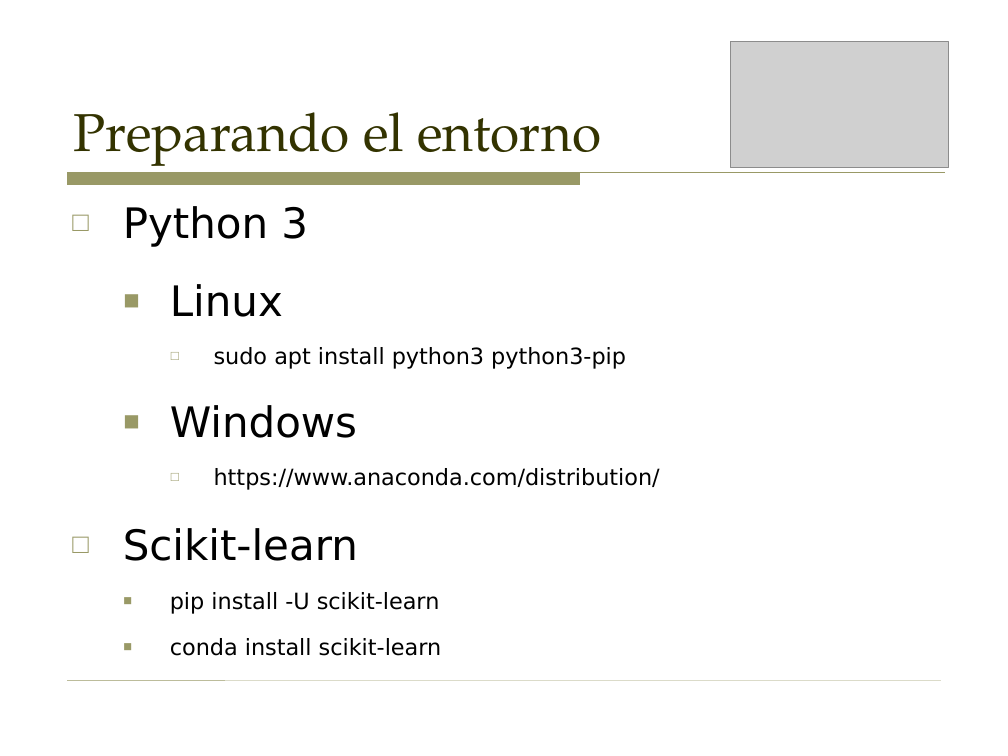
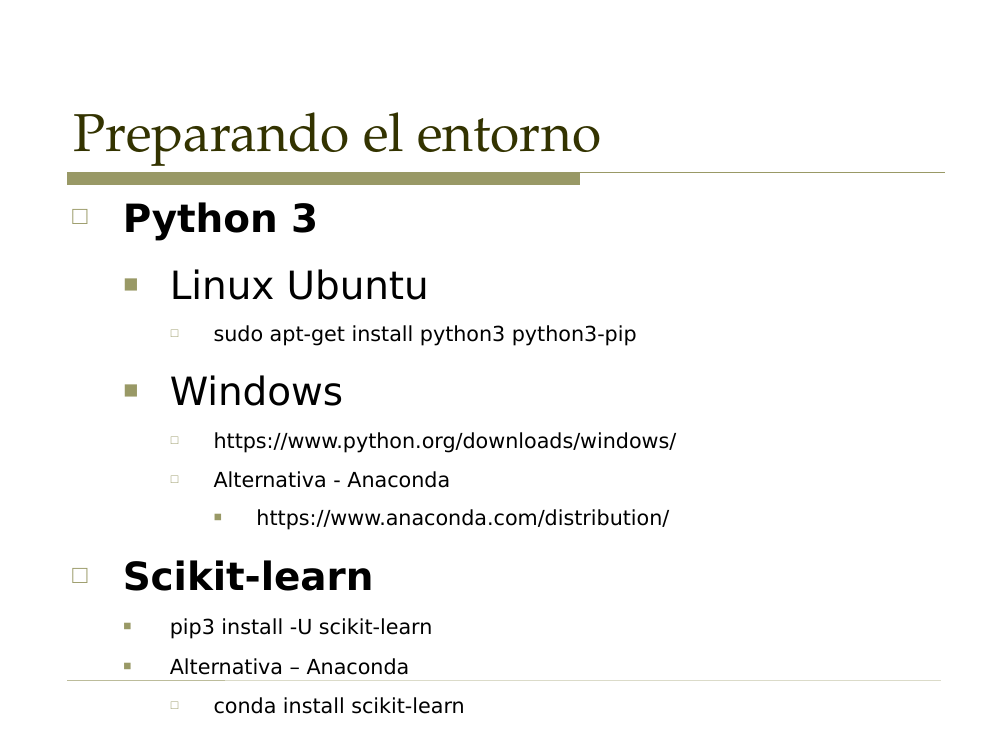
Before and after one commit to sergarb1/TallerAprendizajeAutomaticoPython, a slide deck: slide 5 of Taller - Introduccion al aprendizaje automatico (Supervisado y no supervisado).odp (slide 4 before the commit). Drawn at 1008x756 pixels with LibreOffice and Linux fonts; fonts in the diff are those of the drawing; grey boxes stand for pictures. Boxes give left, top, right and bottom in pixels: in the first picture for what was removed or moved away, otherwise in the second. Text is boxed around its words. In the diff, an @@ line names an element or a change of style, - is before the commit and + after.

```diff
--- a/Taller - Introduccion al aprendizaje automatico (Supervisado y no supervisado).odp
+++ b/Taller - Introduccion al aprendizaje automatico (Supervisado y no supervisado).odp
@@ picture removed at [730,41,949,167] @@
@@ text at [123,202,669,714]: size 30 to 27.8 pt in "Python 3", "Windows", "Scikit-learn"; bold on in "Python 3", "Scikit-learn"; size 16 to 14.8 pt in "https://www.anaconda.com/distribution/", "conda install scikit-learn"; line spacing 0.9 to 0.8; line spacing 1.35 to 1.25; bullet □ to ■; list level 3 to 4 in "https://www.anaconda.com/distribution/"; bullet ■ to □; list level 2 to 3 in "conda install scikit-learn" @@
@@ text at [170,269,637,346]: text changed; size 16 to 14.8 pt @@
-  ■ Linux
-    □ sudo apt install python3 python3-pip
+  ■ Linux Ubuntu
+    □ sudo apt-get install python3 python3-pip
@@ text at [214,432,677,488]: paragraphs added @@
+    □ https://www.python.org/downloads/windows/
+    □ Alternativa - Anaconda
@@ text at [170,618,432,675]: text changed; size 16 to 14.8 pt @@
-  ■ pip install -U scikit-learn
+  ■ pip3 install -U scikit-learn
+  ■ Alternativa – Anaconda
```
Also in this commit, not shown: 19 other slides changed, 16 slides added, 1 other file.
